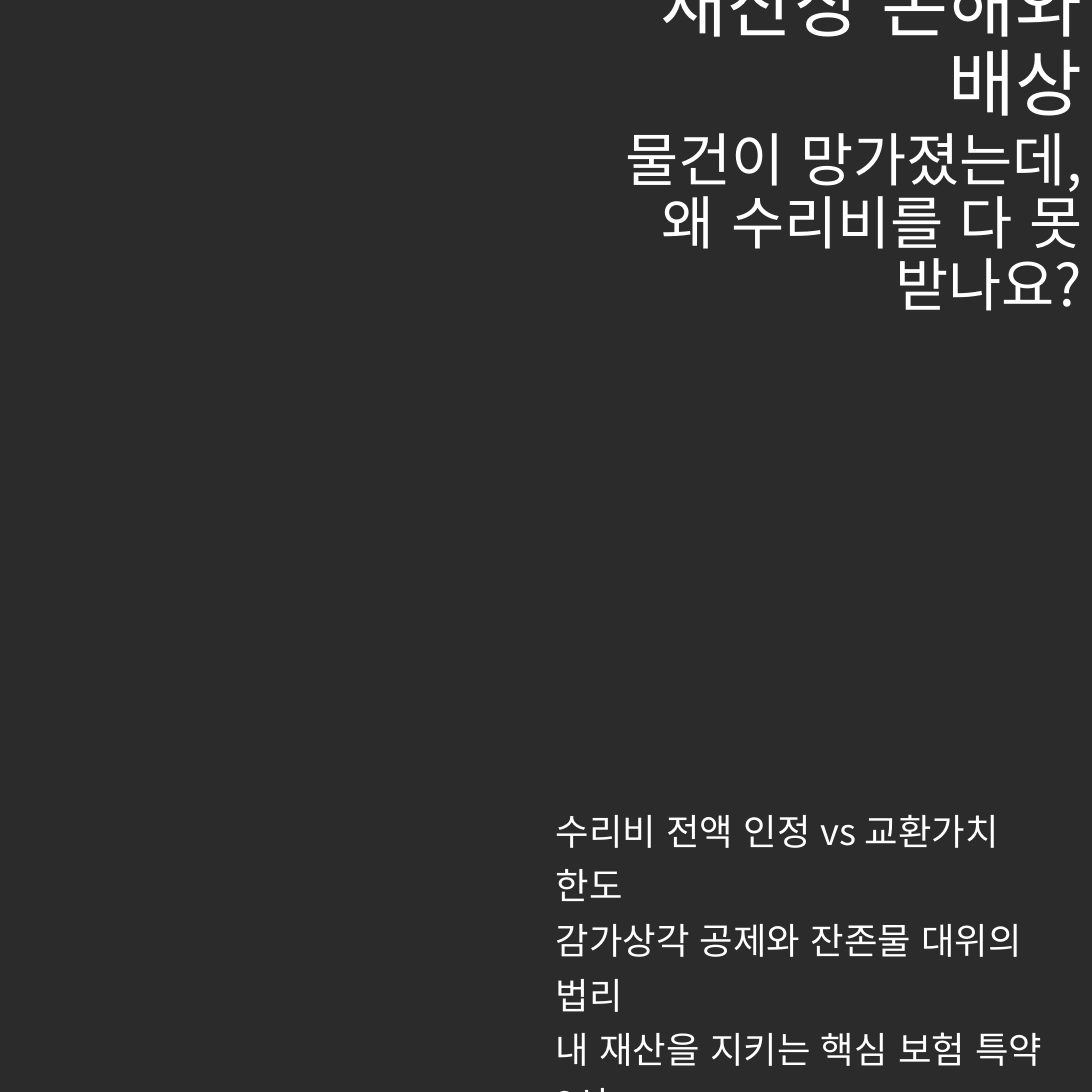
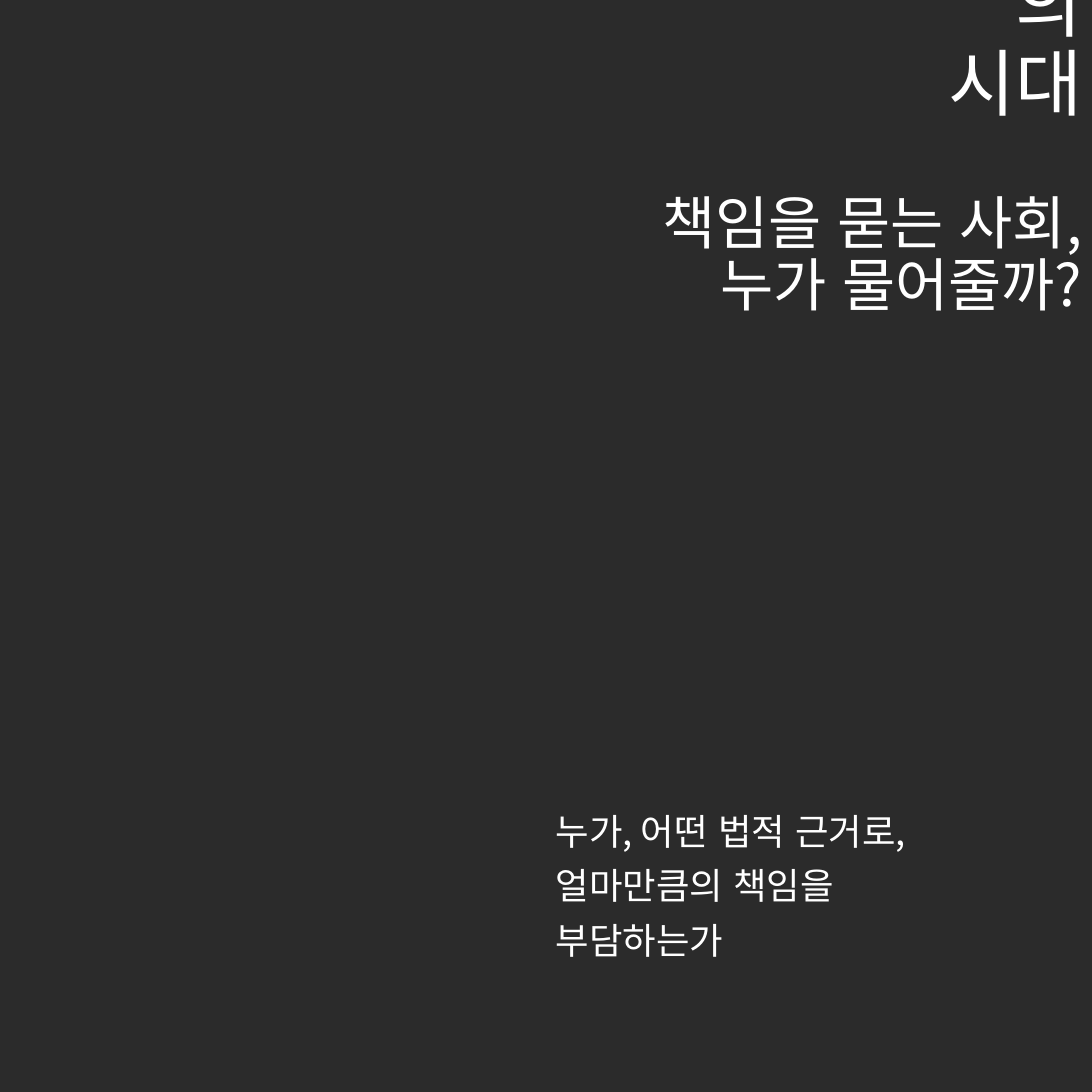
Before and after one commit to tladjuster00000029/brunch-SNS--auto, a slide deck: slide 1 of posts/images/generated_cards.pptx. Drawn at 1092x1092 pixels with LibreOffice and Linux fonts; fonts in the diff are those of the drawing; background and template pictures are left out; a plain dark background stands for a picture behind light text. Boxes give left, top, right and bottom in pixels: in the first picture for what was removed or moved away, otherwise in the second. Text is boxed around its words. In the diff, an @@ line names an element or a change of style, - is before the commit and + after.

```diff
--- a/posts/images/generated_cards.pptx
+++ b/posts/images/generated_cards.pptx
@@ title at (948,0,1082,116): text changed @@
-재산상 손해와
-배상
+배상책임보험의
+시대
@@ text at (662,196,1082,311): text changed @@
-물건이 망가졌는데,
-왜 수리비를 다 못
-받나요?
+책임을 묻는 사회,
+누가 물어줄까?
@@ subtitle at (556,815,906,957): text changed @@
-수리비 전액 인정 vs 교환가치
-한도
-감가상각 공제와 잔존물 대위의
-법리
-내 재산을 지키는 핵심 보험 특약
-3선
+누가, 어떤 법적 근거로,
+얼마만큼의 책임을
+부담하는가
```
Also in this commit, not shown: 4 other slides changed, 5 other files.
